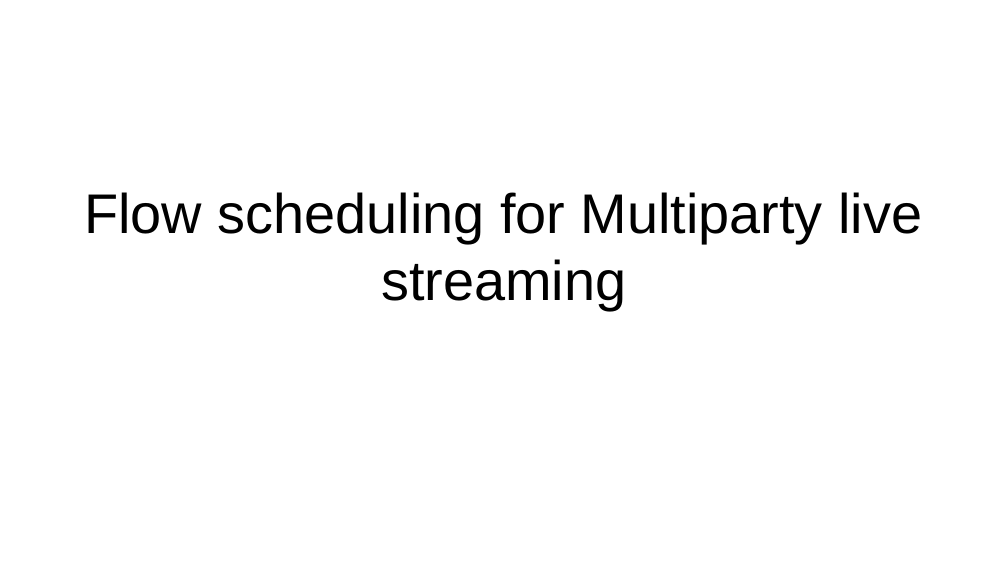
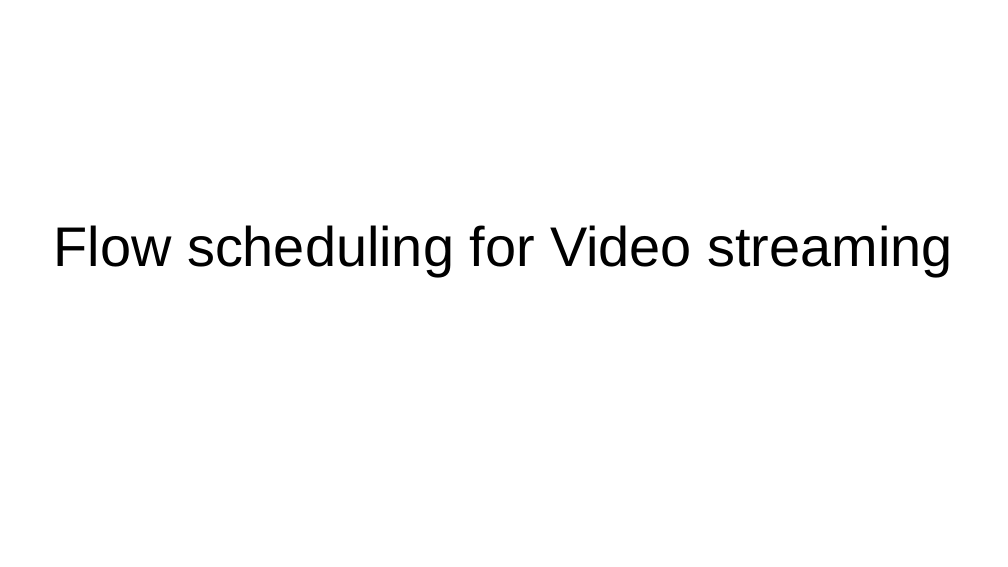
Before and after one commit to alex35469/Flow-Scheduling-for-video-Streaming, a slide deck: slide 1 of Project overview.odp. Drawn at 1008x567 pixels with LibreOffice and Linux fonts; fonts in the diff are those of the drawing. Boxes give left, top, right and bottom in pixels: in the first picture for what was removed or moved away, otherwise in the second. Text is boxed around its words. In the diff, an @@ line names an element or a change of style, - is before the commit and + after.

```diff
--- a/Project overview.odp
+++ b/Project overview.odp
@@ subtitle at (54,225,953,276): text changed @@
-Flow scheduling for Multiparty live streaming
+Flow scheduling for Video streaming
```
Also in this commit, not shown: 2 other slides changed, 3 slides added, 1 slide removed.
